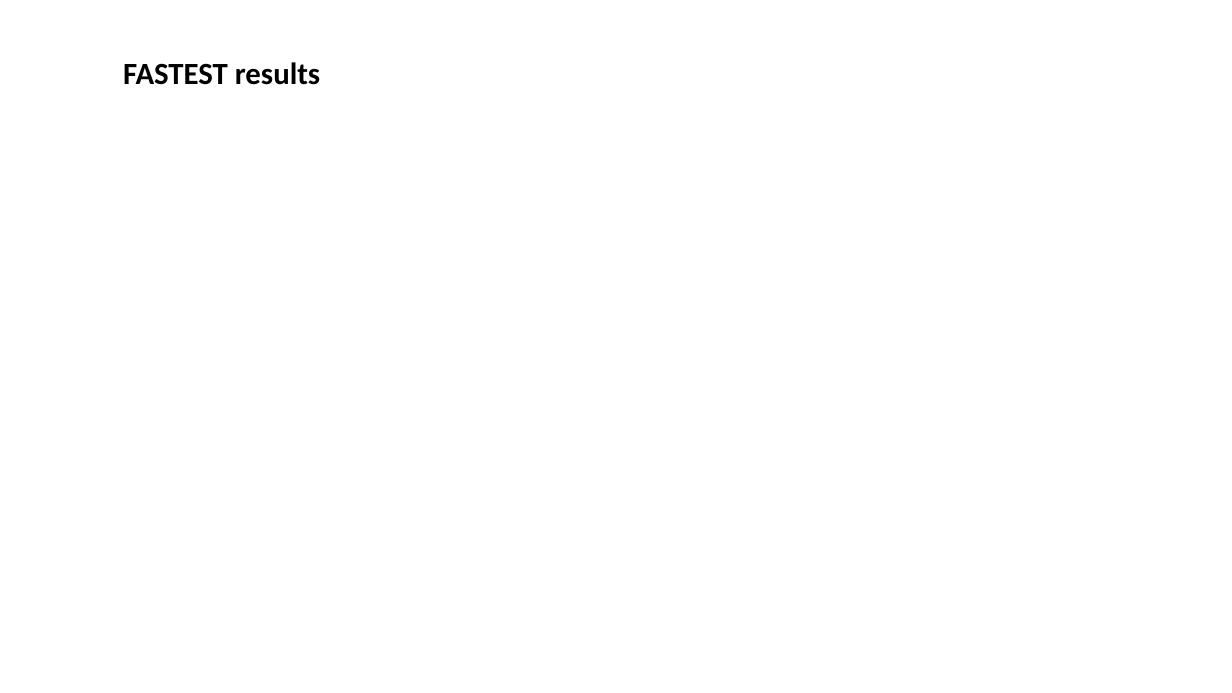
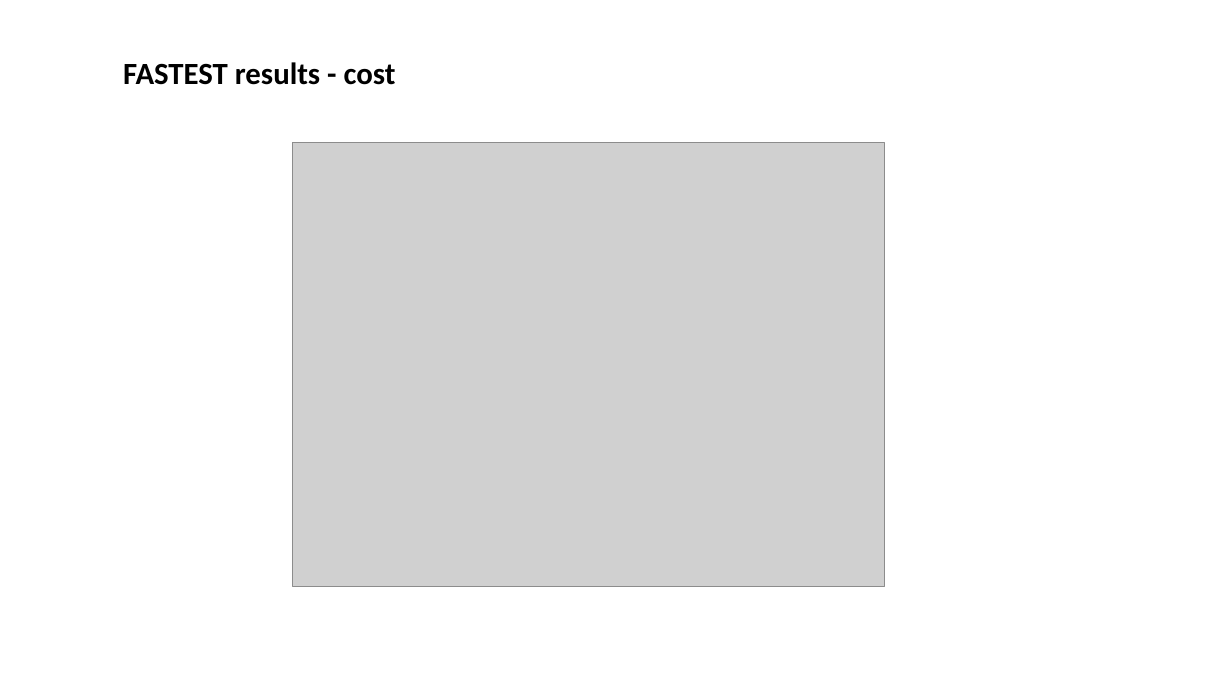
Before and after one commit to extra-p/extrap-gpr, a slide deck: slide 19 of Results.pptx (slide 18 before the commit). Drawn at 1232x693 pixels with LibreOffice and Linux fonts; fonts in the diff are those of the drawing; grey boxes stand for pictures. Boxes give left, top, right and bottom in pixels: in the first picture for what was removed or moved away, otherwise in the second. Text is boxed around its words. In the diff, an @@ line names an element or a change of style, - is before the commit and + after.

```diff
--- a/Results.pptx
+++ b/Results.pptx
@@ text at <box>123,62,396,85</box>: text changed @@
-FASTEST results
+FASTEST results - cost
@@ picture added at <box>293,142,884,586</box> @@
```
Also in this commit, not shown: 4 other slides changed, 4 slides added, 3 slides removed.
